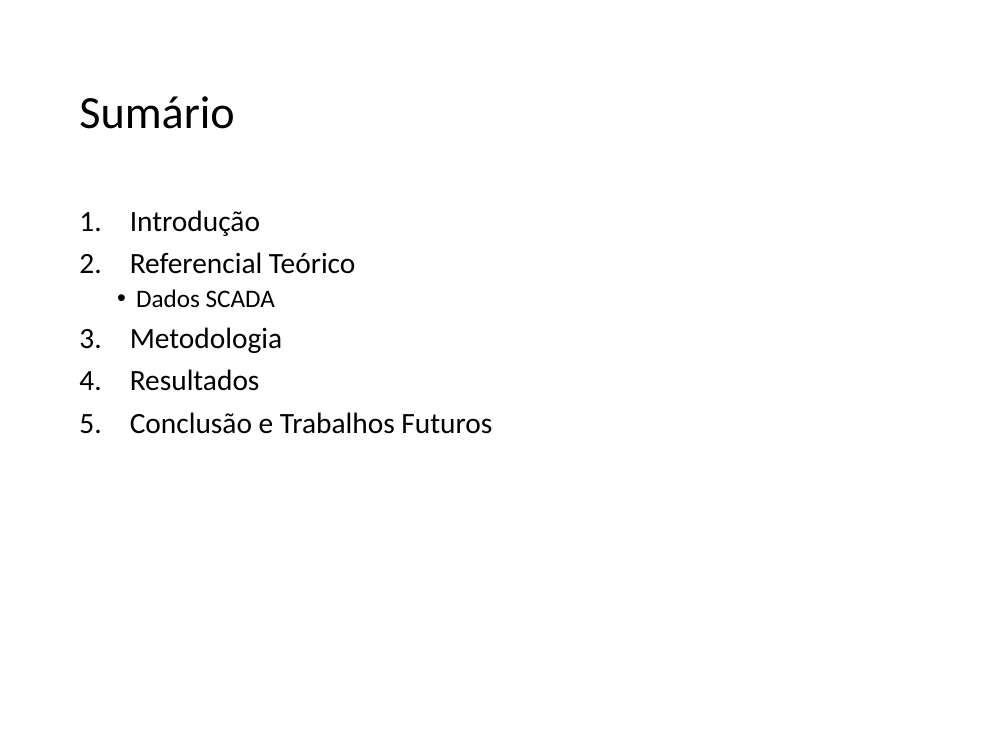
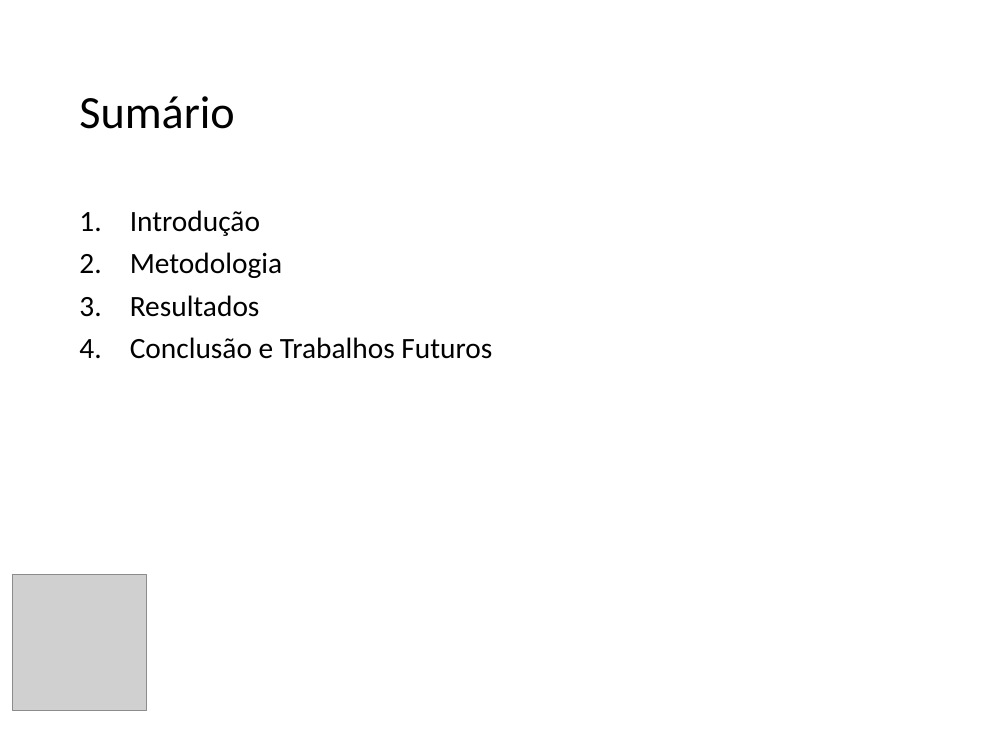
Before and after one commit to TavaresCarlos/INF723-Visualizacao-de-Dados-, a slide deck: slide 2 of presentation/apresentação.pptx (slide 3 before the commit). Drawn at 1008x756 pixels with LibreOffice and Linux fonts; fonts in the diff are those of the drawing; grey boxes stand for pictures; background and template pictures are left out. Boxes give left, top, right and bottom in pixels: in the first picture for what was removed or moved away, otherwise in the second. Text is boxed around its words. In the diff, an @@ line names an element or a change of style, - is before the commit and + after.

```diff
--- a/presentation/apresentação.pptx
+++ b/presentation/apresentação.pptx
@@ text at [130,252,355,308]: paragraphs removed @@
-2. Referencial Teórico
-  • Dados SCADA
@@ picture added at [12,575,147,711] @@
```
Also in this commit, not shown: 5 other slides changed, 8 slides added, 3 slides removed, 28 other files.
